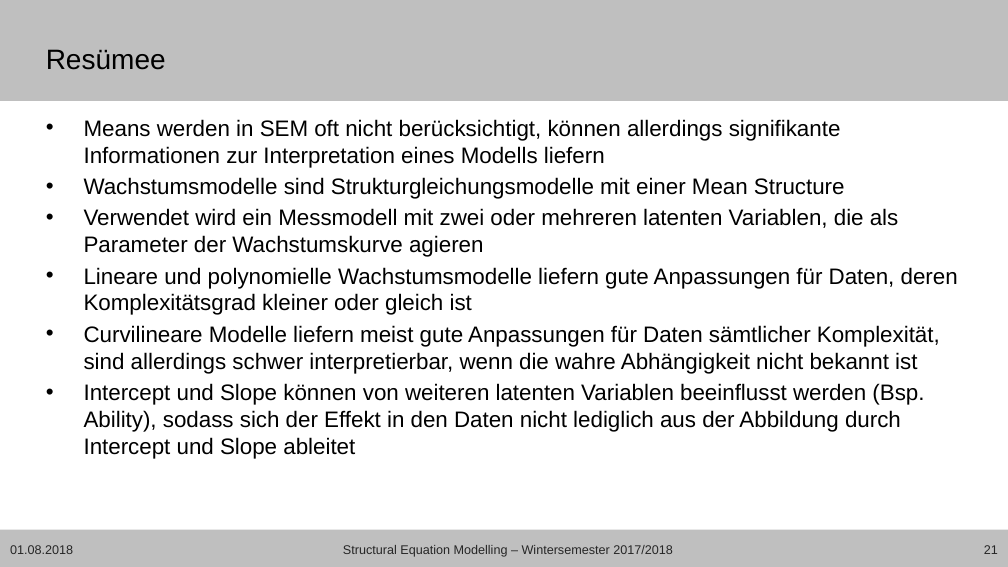
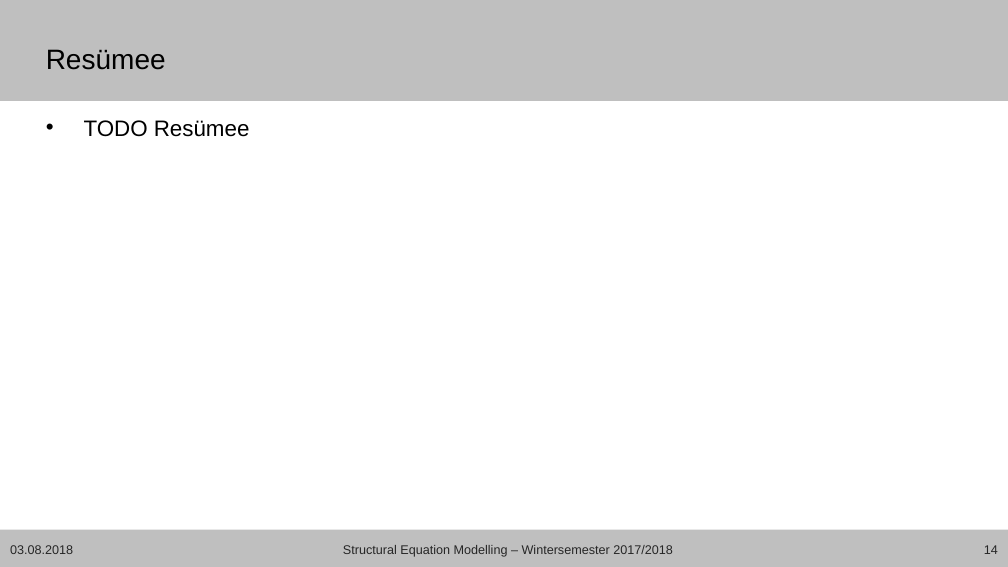
Before and after one commit to Janis90/time-series-anaysis, a slide deck: slide 14 of presentation/tsa_presentation_final.pptx (slide 21 before the commit). Drawn at 1008x567 pixels with LibreOffice and Linux fonts; fonts in the diff are those of the drawing; background and template pictures are left out. Boxes give left, top, right and bottom in pixels: in the first picture for what was removed or moved away, otherwise in the second. Text is boxed around its words. In the diff, an @@ line names an element or a change of style, - is before the commit and + after.

```diff
--- a/presentation/tsa_presentation_final.pptx
+++ b/presentation/tsa_presentation_final.pptx
@@ text at [84,120,250,137]: text changed @@
-• Means werden in SEM oft nicht berücksichtigt, können allerdings signifikante Informationen zur Interpretation eines Modells liefern
-• Wachstumsmodelle sind Strukturgleichungsmodelle mit einer Mean Structure
-• Verwendet wird ein Messmodell mit zwei oder mehreren latenten Variablen, die als Parameter der Wachstumskurve agieren
-• Lineare und polynomielle Wachstumsmodelle liefern gute Anpassungen für Daten, deren Komplexitätsgrad kleiner oder gleich ist
-• Curvilineare Modelle liefern meist gute Anpassungen für Daten sämtlicher Komplexität, sind allerdings schwer interpretierbar, wenn die wahre Abhängigkeit nicht bekannt ist
-• Intercept und Slope können von weiteren latenten Variablen beeinflusst werden (Bsp. Ability), sodass sich der Effekt in den Daten nicht lediglich aus der Abbildung durch Intercept und Slope ableitet
+• TODO Resümee
@@ text at [10,545,73,554]: text changed @@
-01.08.2018
+03.08.2018
@@ page number at [984,545,998,554]: text changed @@
-21
+14
```
Also in this commit, not shown: 12 other slides changed, 2 slides added, 10 slides removed.
